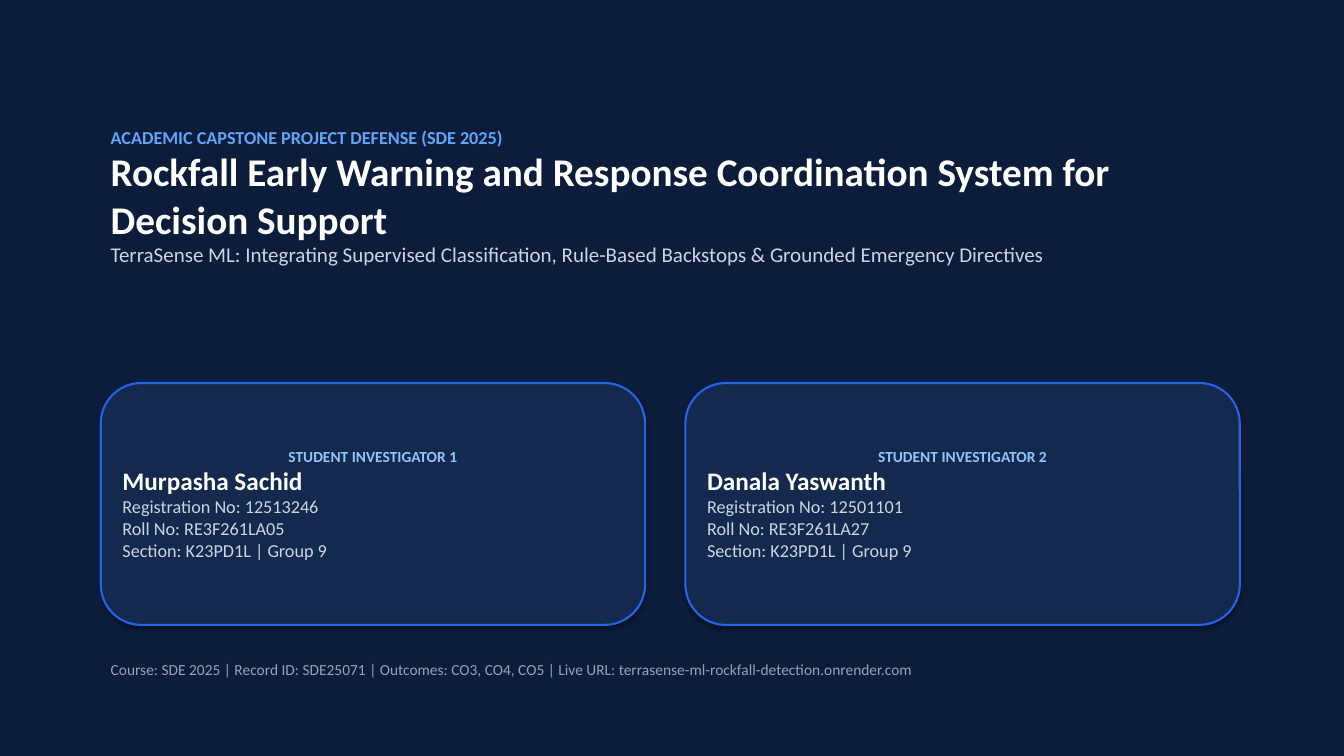
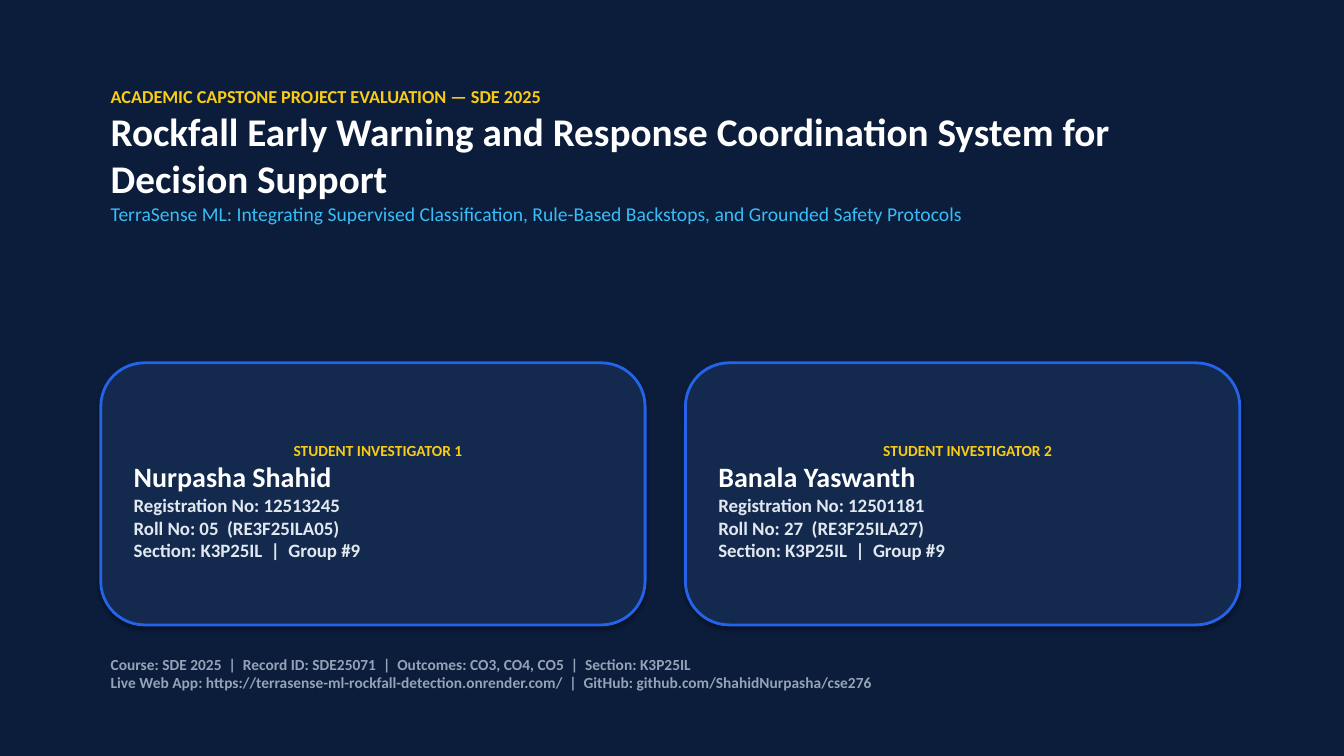
Before and after one commit to ShahidNurpasha/TerraSense-ML-Rockfall-Detection, a slide deck: slide 1 of ROCKFALL_EARLY_WARNING_PRESENTATION.pptx. Drawn at 1344x756 pixels with LibreOffice and Linux fonts; fonts in the diff are those of the drawing. Boxes give left, top, right and bottom in pixels: in the first picture for what was removed or moved away, otherwise in the second. Text is boxed around its words. In the diff, an @@ line names an element or a change of style, - is before the commit and + after.

Commit message:
Update student credentials to Nurpasha Shahid & Banala Yaswanth, redesign presentation with 16 high-contrast slides

```diff
--- a/ROCKFALL_EARLY_WARNING_PRESENTATION.pptx
+++ b/ROCKFALL_EARLY_WARNING_PRESENTATION.pptx
@@ text "ACADEMIC CAPSTONE PROJECT EVALUATION — ...": place and size @@
-text "ACADEMIC CAPSTONE PROJECT EVALUATION — ..." at box(111, 130, 1110, 266)
+text "ACADEMIC CAPSTONE PROJECT EVALUATION — ..." at box(111, 91, 1110, 225)
@@ text at box(111, 91, 541, 103): text changed; text colour #60A5FA to #FACC15 @@
-ACADEMIC CAPSTONE PROJECT DEFENSE (SDE 2025)
+ACADEMIC CAPSTONE PROJECT EVALUATION — SDE 2025
@@ text at box(111, 207, 961, 225): text changed; size 15 to 14 pt; text colour #CBD5E1 to #38BDF8 @@
-TerraSense ML: Integrating Supervised Classification, Rule-Based Backstops & Grounded Emergency Directives
+TerraSense ML: Integrating Supervised Classification, Rule-Based Backstops, and Grounded Safety Protocols
@@ rounded rectangle "STUDENT INVESTIGATOR 1" at box(101, 363, 645, 625): outline #2563EB 1.5 pt to #2563EB 2 pt @@
@@ rounded rectangle "STUDENT INVESTIGATOR 1": place and size @@
-rounded rectangle "STUDENT INVESTIGATOR 1" at box(101, 383, 645, 625)
+rounded rectangle "STUDENT INVESTIGATOR 1" at box(101, 363, 645, 625)
@@ rounded rectangle "STUDENT INVESTIGATOR 2": place and size @@
-rounded rectangle "STUDENT INVESTIGATOR 2" at box(686, 383, 1240, 625)
+rounded rectangle "STUDENT INVESTIGATOR 2" at box(686, 363, 1240, 625)
@@ rounded rectangle "STUDENT INVESTIGATOR 2" at box(686, 363, 1240, 625): outline #2563EB 1.5 pt to #2563EB 2 pt @@
@@ text in rounded rectangle at box(294, 446, 462, 456): text colour #93C5FD to #FACC15 in "STUDENT INVESTIGATOR 1" @@
@@ text in rounded rectangle at box(883, 446, 1052, 456): text colour #93C5FD to #FACC15 in "STUDENT INVESTIGATOR 2" @@
@@ text in rounded rectangle at box(134, 467, 360, 560): text changed; size 13 to 13.5 pt; text colour #CBD5E1 to #E2E8F0; bold on @@
-Murpasha Sachid
-Registration No: 12513246
-Roll No: RE3F261LA05
-Section: K23PD1L | Group 9
+Nurpasha Shahid
+Registration No: 12513245
+Roll No: 05 (RE3F25ILA05)
+Section: K3P25IL | Group #9
@@ text in rounded rectangle at box(718, 467, 945, 560): text changed; size 13 to 13.5 pt; text colour #CBD5E1 to #E2E8F0; bold on @@
-Danala Yaswanth
-Registration No: 12501101
-Roll No: RE3F261LA27
-Section: K23PD1L | Group 9
+Banala Yaswanth
+Registration No: 12501181
+Roll No: 27 (RE3F25ILA27)
+Section: K3P25IL | Group #9
@@ text at box(111, 659, 872, 691): text changed; bold on @@
-Course: SDE 2025 | Record ID: SDE25071 | Outcomes: CO3, CO4, CO5 | Live URL: terrasense-ml-rockfall-detection.onrender.com
+Course: SDE 2025 | Record ID: SDE25071 | Outcomes: CO3, CO4, CO5 | Section: K3P25IL
+Live Web App: https://terrasense-ml-rockfall-detection.onrender.com/ | GitHub: github.com/ShahidNurpasha/cse276
```
Also in this commit, not shown: 6 other slides changed, 9 slides added, 7 slides removed, 6 other files.
